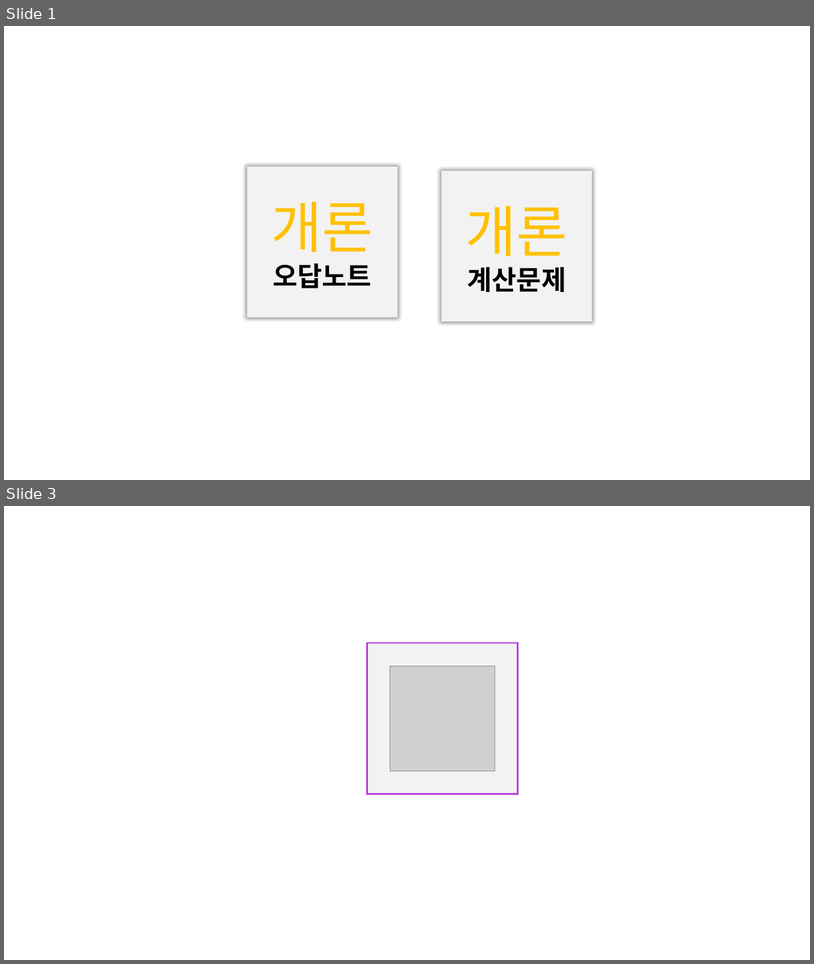
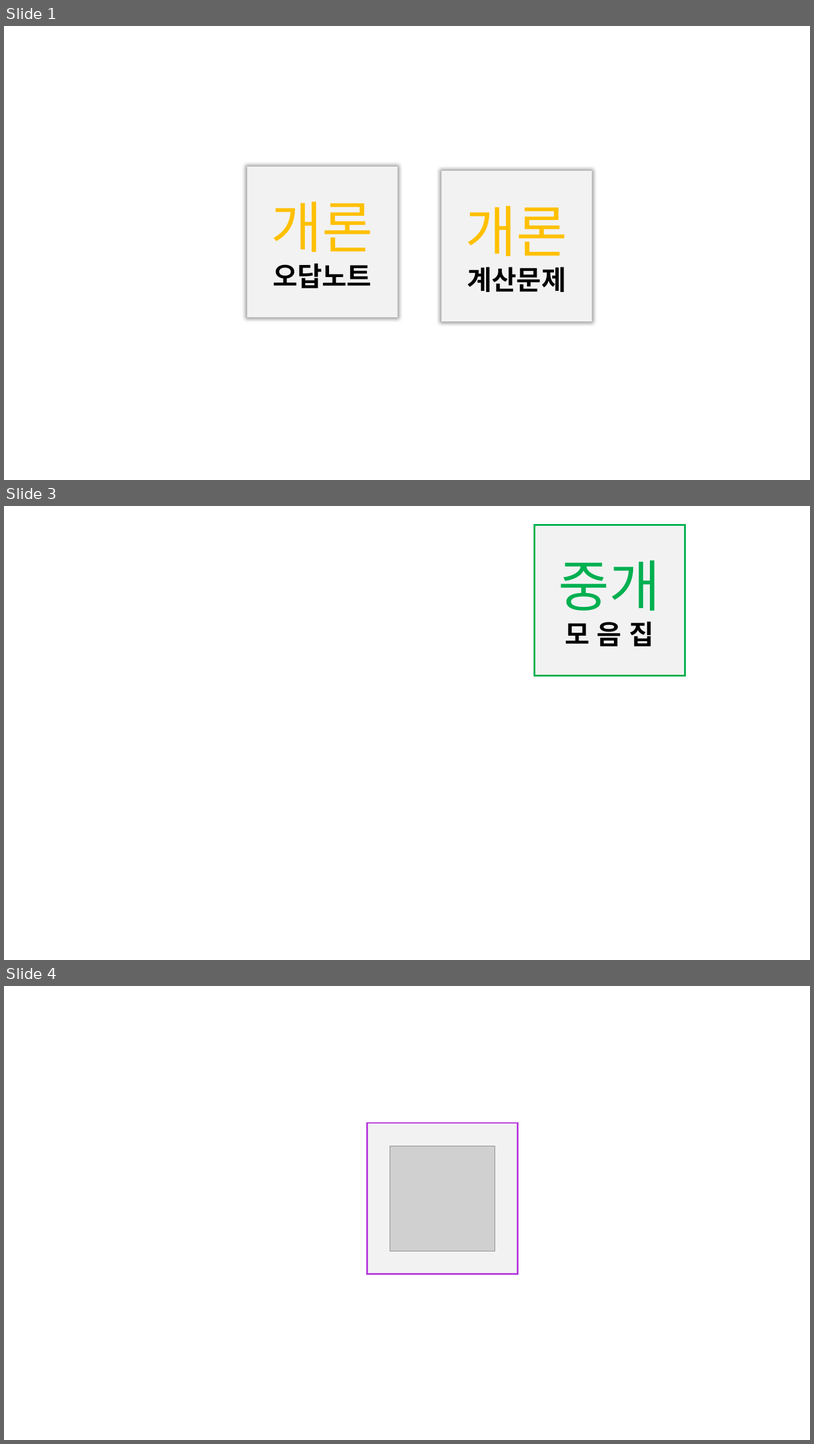
Before and after one commit to choisinho/blog_study, a slide deck: budongsan/프레젠테이션1.pptx. Shown one above the other, each under a label of ours: slides 1 and 3 before the commit, slides 1, 3 and 4 after it; the slides between them are not shown. The pictures are 814x964 and 814x1444 pixels, drawn with LibreOffice and Linux fonts; fonts in the diff are those of the drawing; grey boxes stand for pictures. Boxes give left, top, right and bottom in pixels: in the first picture for what was removed or moved away, otherwise in the second. Text is boxed around its words. In the diff, an @@ line names an element or a change of style, - is before the commit and + after.

```diff
--- a/budongsan/프레젠테이션1.pptx
+++ b/budongsan/프레젠테이션1.pptx
@@ slide 3 added at [4, 506, 810, 960], background #FFFFFF @@
@@ rectangle added at [534, 525, 685, 675], fill #F2F2F2, outline #00B050 2 pt, 32 pt, text #000000, bold @@
+중개
+모 음 집
@@ what was slide 3 is now slide 4 @@
```
Also in this commit, not shown: 1 slide changed.
